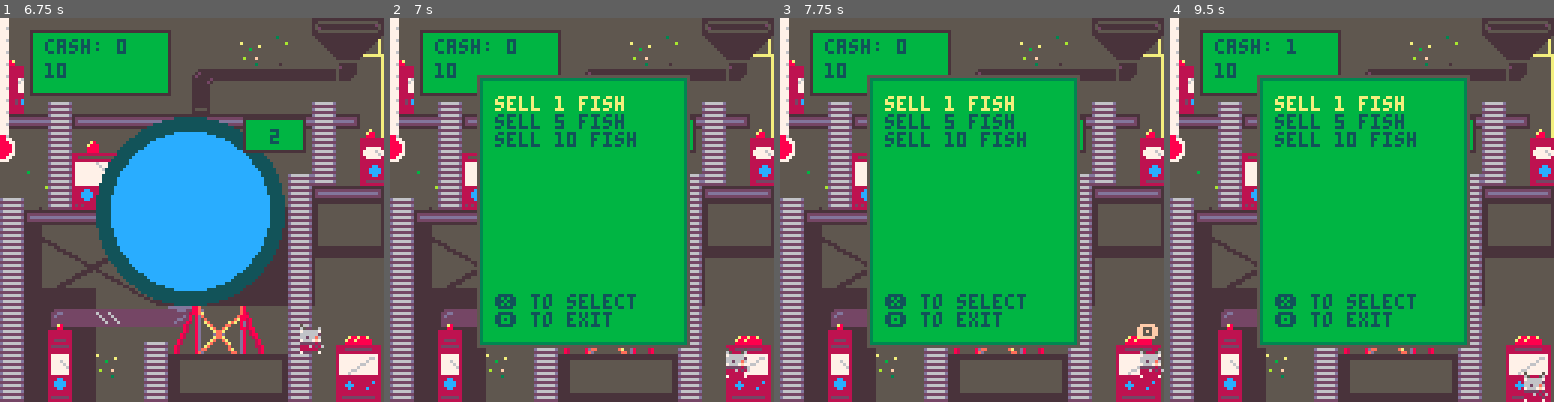
Above: before the commit, frames 1-4 (left to right).
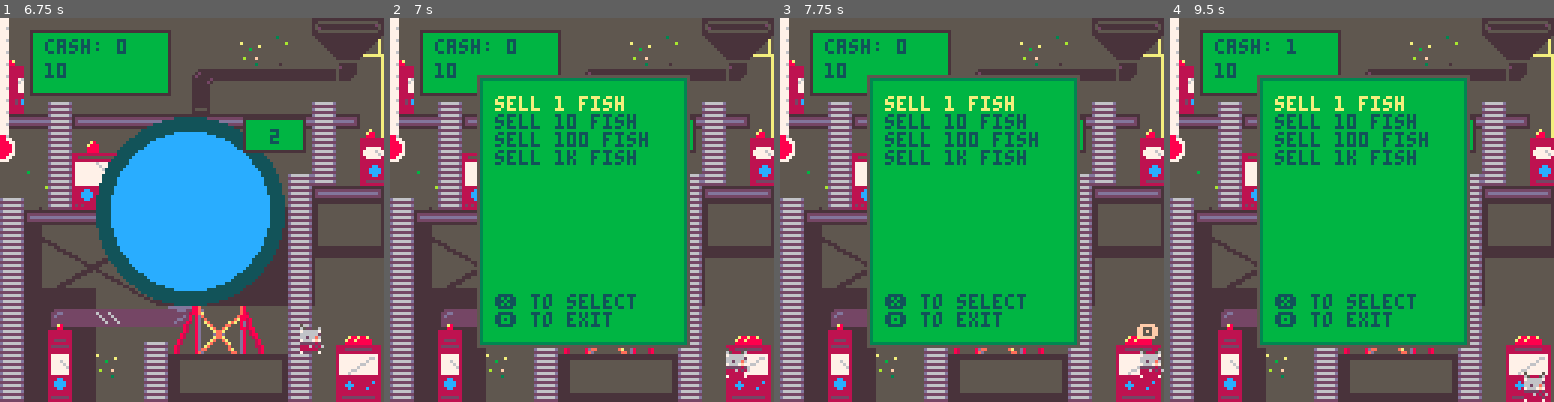
Above: after the commit, the same moments.

Repository: keatontate/gmtk-jam-2025
Game: PICO-8 cartridge src/loop-game.p8
Two runs of this game, one before a commit and one after it. Both use one fixed random seed, a clock stepped at 60 frames per second and the inputs below.
Inputs:
- Up to frame 1 (6.75 s): tap X (X key) at 0.33, 1.07, 1.85, 2.97, 4.08, 5.2, 6.32 s; tap O (Z key) at 0.7, 1.7, 2.1, 2.5, 2.9, 3.3, 3.7, 4.1, 4.5, 4.9, 5.3, 5.7, 6.1, 6.5 s; hold Right 1.6-2.1 s; hold Up 2.15-2.42 s; hold Right 2.47-3.03 s; hold Left 3.08-3.58 s; hold Down 3.63-3.97 s; hold Right 4.02-4.68 s; hold Up 4.73-5.03 s; hold Left 5.08-5.68 s; hold Down 5.73-6.03 s; hold Right 6.08-6.58 s; hold Right from 6.63 s (still down)
- Up to frame 2 (7 s): keep holding Right; tap O (Z key) at 6.9 s
- Up to frame 3 (7.75 s): release Right at 7.13 s; hold Up 7.18-7.45 s; tap O (Z key) at 7.3, 7.7 s; tap X (X key) at 7.43 s; hold Right from 7.5 s (still down)
- Up to frame 4 (9.5 s): release Right at 8.07 s; tap O (Z key) every 0.4 s from 8.1 to 9.3 s; hold Left 8.12-8.62 s; tap X (X key) at 8.55 s; hold Down 8.67-9 s; hold Right from 9.05 s (still down)

Frame 1 is identical in both runs. In frame 2, 1.2% of the frame differs, in the area x 27-68%, y 25-39%; in frame 3, 1.2%; in frame 4, 1.2%.

Commit message:
Fixed sell function

Diff:
--- a/src/cash.lua
+++ b/src/cash.lua
@@ -8,15 +8,23 @@
 last_sell = -1
 
 function sell(n)
-    if time() - last_sell >= 1 then
-        last_sell = time()
-        if fish.count > 3 then
-            fish.count -= n
-            cash += n * fish_worth
-            sfx(2)
-        else
-            sfx(11)
-        end
+    -- if time() - last_sell >= 1 then
+    --     last_sell = time()
+    --     if fish.count > 3 then
+    --         fish.count -= n
+    --         cash += n * fish_worth
+    --         sfx(2)
+    --     else
+    --         sfx(11)
+    --     end
+    -- end
+    if n + 2 > fish.count then
+        sfx(11)
+        return
+    else
+        fish.count -= n
+        cash += n * fish_worth
+        sfx(2)
     end
 end
 
--- a/src/shop.lua
+++ b/src/shop.lua
@@ -5,13 +5,15 @@
 -- correspond to fish_amounts
 shop_options = {
   "sell 1 fish",
-  "sell 5 fish",
-  "sell 10 fish"
+  "sell 10 fish",
+  "sell 100 fish",
+  "sell 1k fish"
 }
 fish_amounts = {
   1,
-  5,
-  10
+  10,
+  100,
+  1000
 }
 
 shop_i = 1
Not shown, changed: documentation/dev.md
